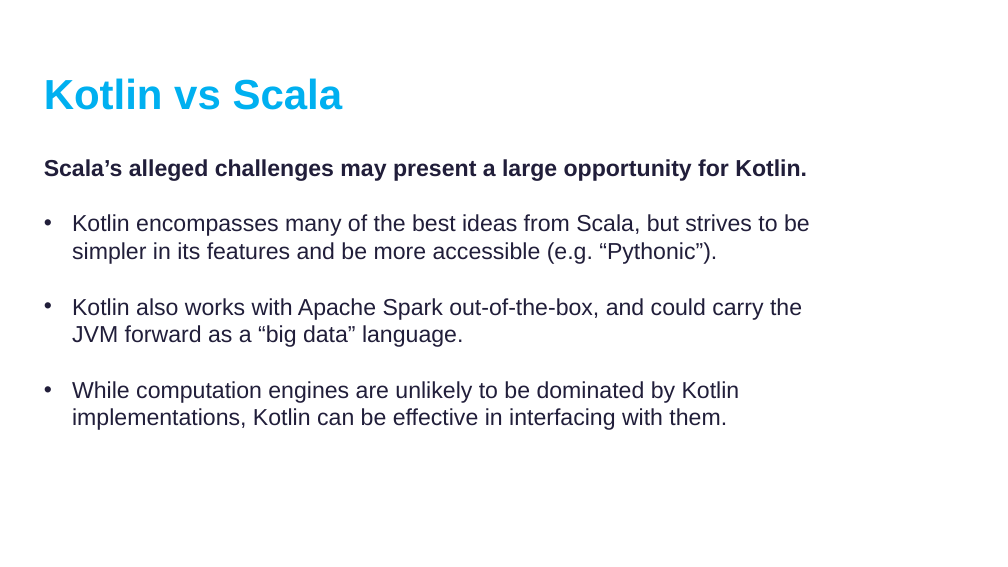
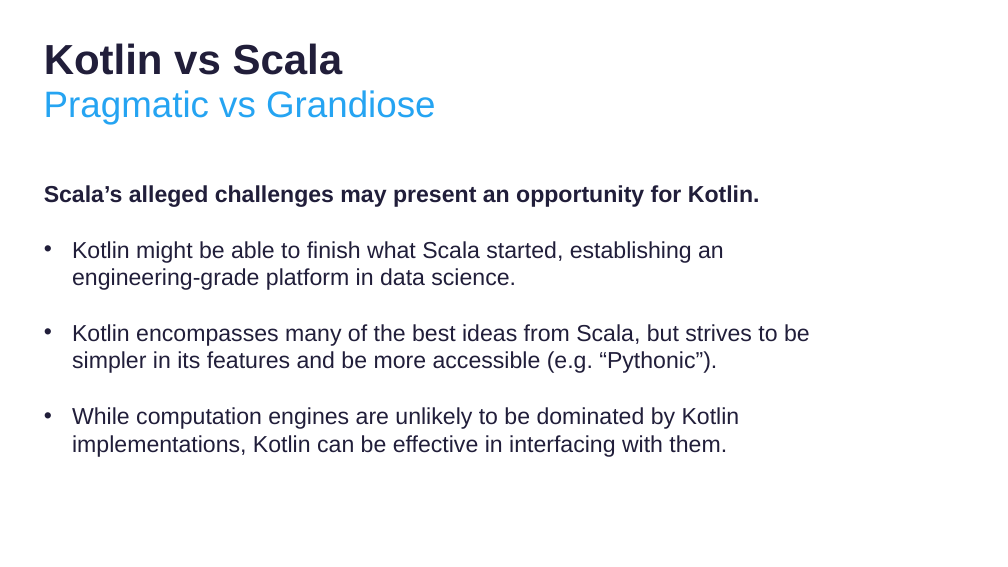
Before and after one commit to thomasnield/kotlinconf-datascience-talk, a slide deck: slide 25 of kotlin_for_data_science.pptx (slide 24 before the commit). Drawn at 1008x567 pixels with LibreOffice and Linux fonts; fonts in the diff are those of the drawing; background and template pictures are left out. Boxes give left, top, right and bottom in pixels: in the first picture for what was removed or moved away, otherwise in the second. Text is boxed around its words. In the diff, an @@ line names an element or a change of style, - is before the commit and + after.

```diff
--- a/kotlin_for_data_science.pptx
+++ b/kotlin_for_data_science.pptx
@@ text "Kotlin vs Scala": place and size @@
-text "Kotlin vs Scala" at (44,78,343,110)
+text "Kotlin vs Scala" at (44,43,343,75)
@@ text "Kotlin vs Scala" at (44,43,343,75): text colour #00B0F0 to #211E3A @@
@@ text added at (44,90,435,124), 70 pt, text #25A4F2 @@
+Pragmatic vs Grandiose
@@ text "Scala’s alleged challenges may present ...": place and size @@
-text "Scala’s alleged challenges may present ..." at (44,159,810,430)
+text "Scala’s alleged challenges may present ..." at (44,185,810,457)
@@ text at (44,185,760,290): text changed; bold off @@
-Scala’s alleged challenges may present a large opportunity for Kotlin.
+Scala’s alleged challenges may present an opportunity for Kotlin.
+• Kotlin might be able to finish what Scala started, establishing an engineering-grade platform in data science.
@@ text at (72,298,802,347): paragraph removed @@
-• Kotlin also works with Apache Spark out-of-the-box, and could carry the JVM forward as a “big data” language.
```
Also in this commit, not shown: 15 other slides changed.
